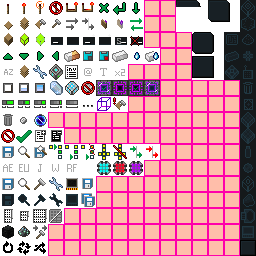
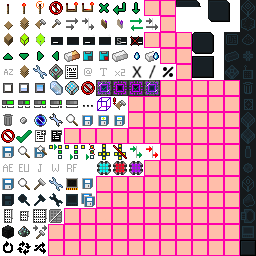
Comparing the layer stacks of the two w=256, h=256 images. Changes:
renamed "base updated" to "states", painted on it over (48, 16, 176, 128)
